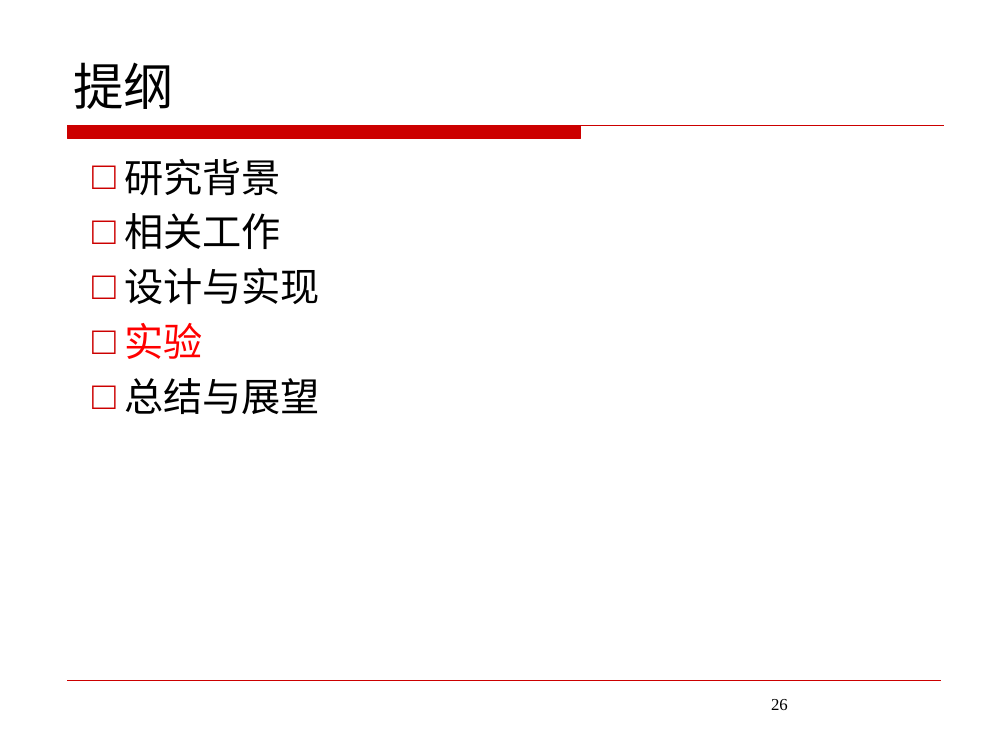
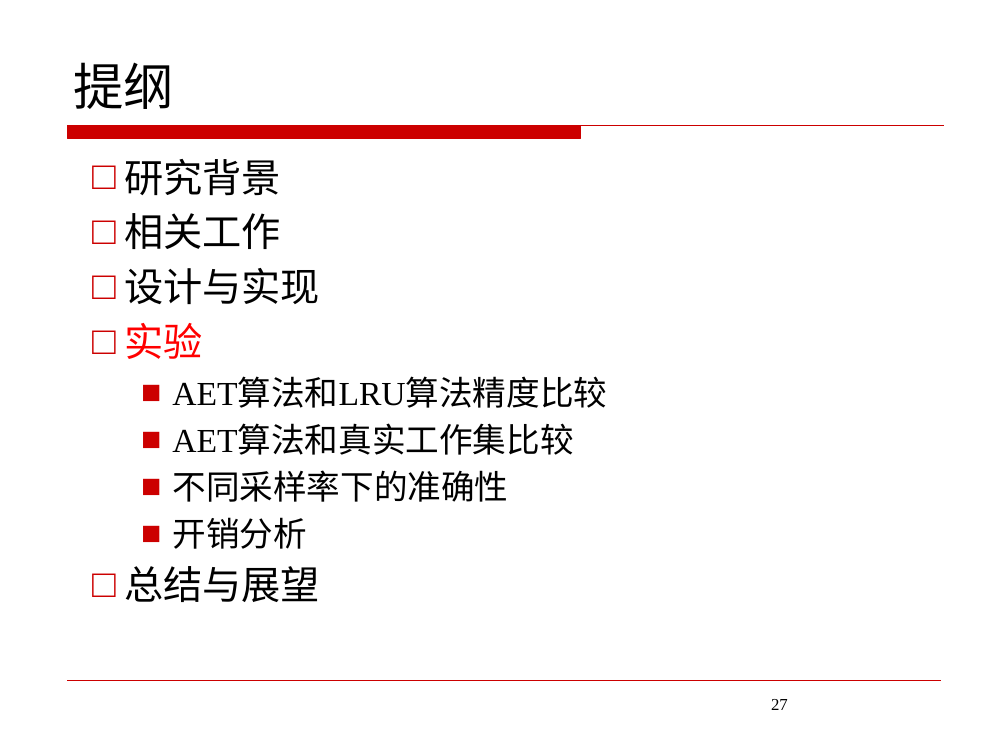
Before and after one commit to JoeHF/aet_data, a slide deck: slide 27 of 答辩/答辩ppt.pptx (slide 26 before the commit). Drawn at 1008x756 pixels with LibreOffice and Linux fonts; fonts in the diff are those of the drawing; background and template pictures are left out. Boxes give left, top, right and bottom in pixels: in the first picture for what was removed or moved away, otherwise in the second. Text is boxed around its words. In the diff, an @@ line names an element or a change of style, - is before the commit and + after.

```diff
--- a/答辩/答辩ppt.pptx
+++ b/答辩/答辩ppt.pptx
@@ text at (172,378,607,549): paragraphs added @@
+  ■ AET算法和LRU算法精度比较
+  ■ AET算法和真实工作集比较
+  ■ 不同采样率下的准确性
+  ■ 开销分析
@@ page number at (771,699,788,710): text changed @@
-26
+27
```
Also in this commit, not shown: 9 other slides changed, 3 slides added, 7 slides removed, 11 other files.
